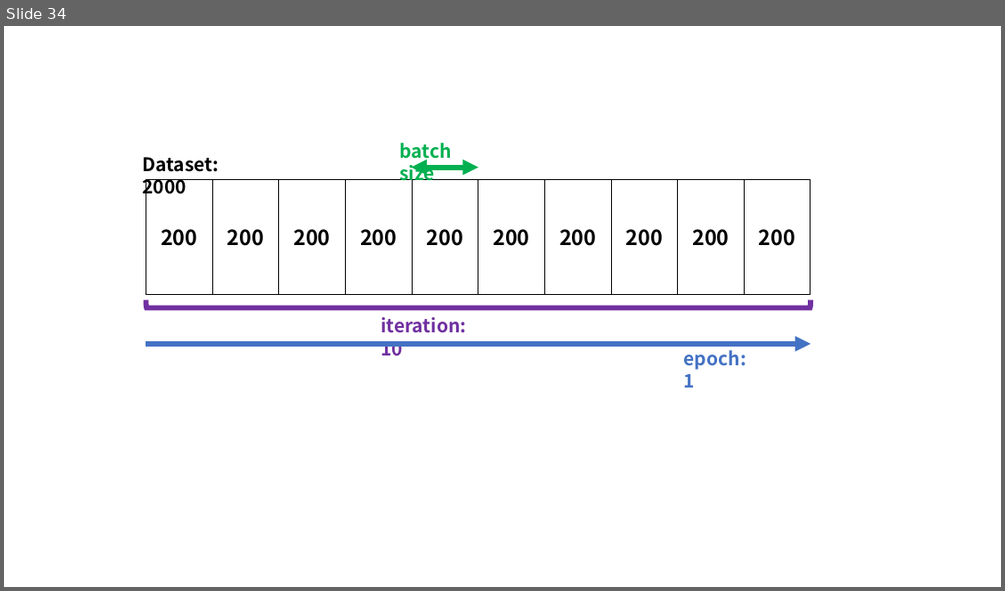
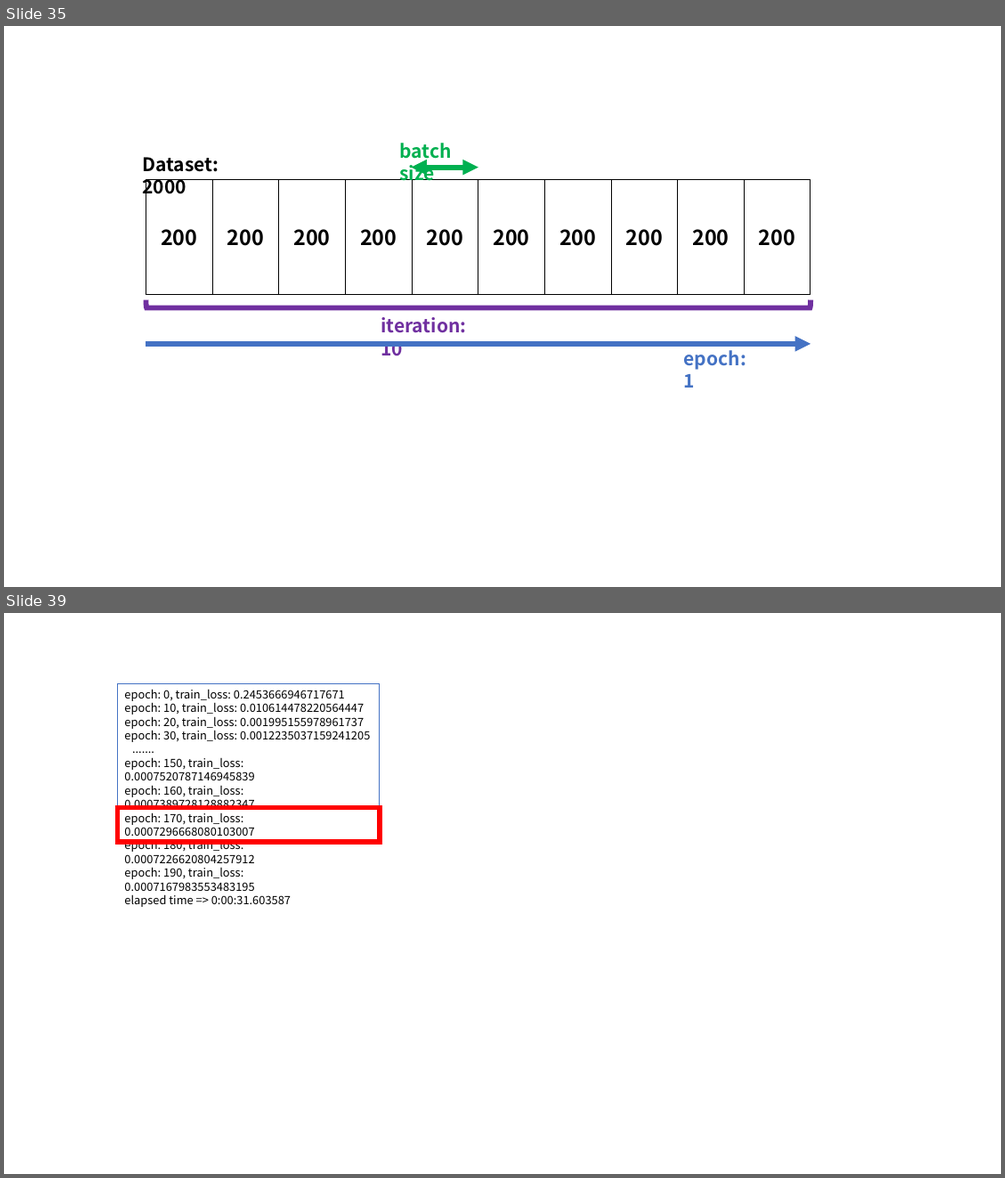
Before and after one commit to doalongwith/Pytorch, a slide deck: Pytorch_Image.pptx. Shown one above the other, each under a label of ours: slide 34 before the commit, slides 35 and 39 after it; the slides between them are not shown. The pictures are 1005x591 and 1005x1178 pixels, drawn with LibreOffice and Linux fonts; fonts in the diff are those of the drawing. Boxes give left, top, right and bottom in pixels: in the first picture for what was removed or moved away, otherwise in the second. Text is boxed around its words. In the diff, an @@ line names an element or a change of style, - is before the commit and + after.

```diff
--- a/Pytorch_Image.pptx
+++ b/Pytorch_Image.pptx
@@ slide 39 added at (4, 613, 1001, 1174), background #FFFFFF @@
@@ rectangle added at (117, 683, 380, 844), outline #4472C4 0.75 pt, 11 pt, text #000000 @@
+epoch: 0, train_loss: 0.2453666946717671
+epoch: 10, train_loss: 0.010614478220564447
+epoch: 20, train_loss: 0.001995155978961737
+epoch: 30, train_loss: 0.0012235037159241205
+.......
+epoch: 150, train_loss: 0.0007520787146945839
+epoch: 160, train_loss: 0.0007389728128882347
+epoch: 170, train_loss: 0.0007296668080103007
+epoch: 180, train_loss: 0.0007226620804257912
+epoch: 190, train_loss: 0.0007167983553483195
+elapsed time => 0:00:31.603587
@@ rectangle added at (117, 807, 380, 842), outline #FF0000 4.5 pt @@
@@ what was slide 34 is now slide 35 @@
```
Also in this commit, not shown: 2 slides changed, 42 other slides added, 28 other files.
